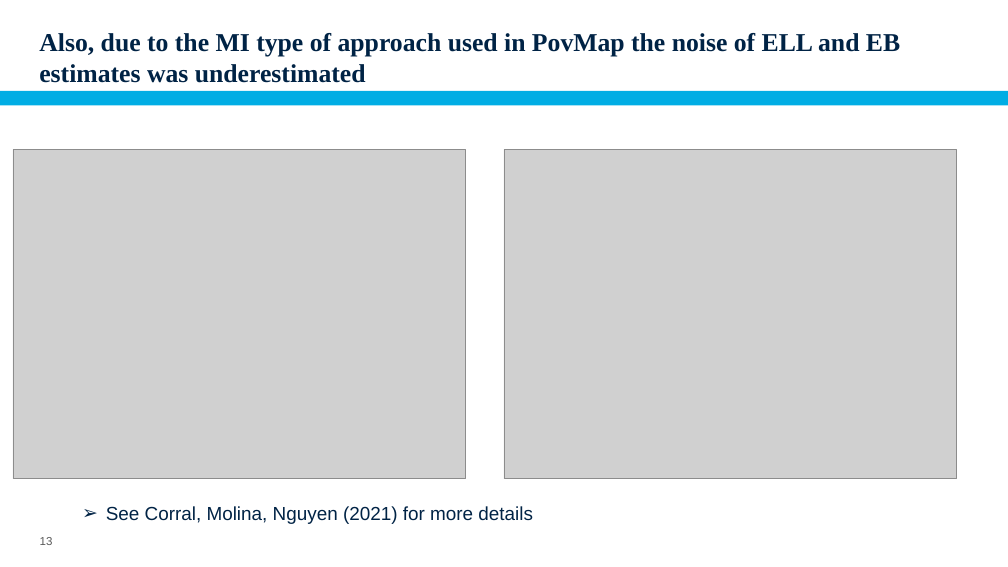
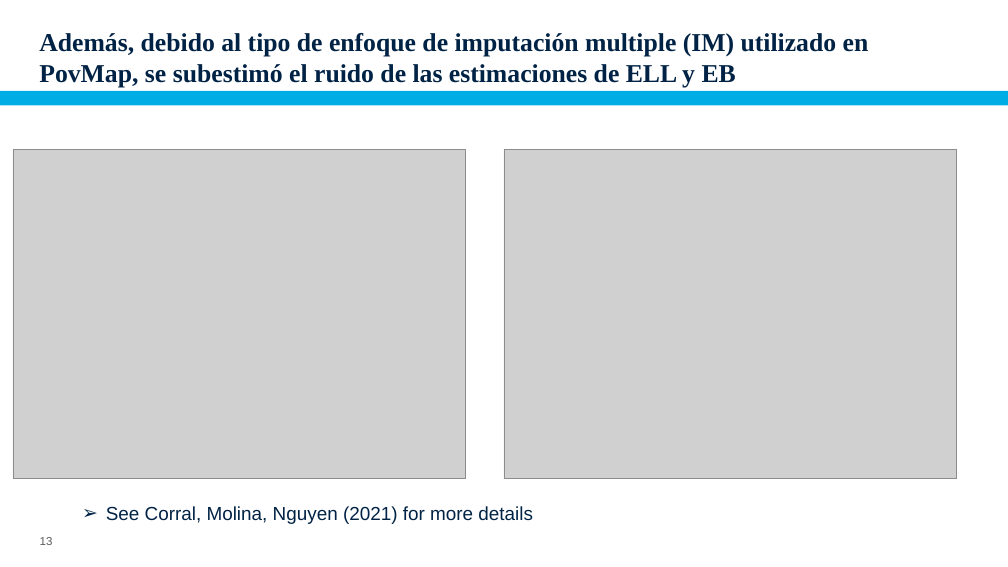
Before and after one commit to pcorralrodas/wb_sae_training, a slide deck: slide 13 of 03.Presentations/Small Area Estimation.pptx. Drawn at 1008x567 pixels with LibreOffice and Linux fonts; fonts in the diff are those of the drawing; grey boxes stand for pictures; background and template pictures are left out. Boxes give left, top, right and bottom in pixels: in the first picture for what was removed or moved away, otherwise in the second. Text is boxed around its words. In the diff, an @@ line names an element or a change of style, - is before the commit and + after.

```diff
--- a/03.Presentations/Small Area Estimation.pptx
+++ b/03.Presentations/Small Area Estimation.pptx
@@ title at (x1=39, y1=33, x2=869, y2=87): text changed @@
-Also, due to the MI type of approach used in PovMap the noise of ELL and EB estimates was underestimated
+Además, debido al tipo de enfoque de imputación multiple (IM) utilizado en PovMap, se subestimó el ruido de las estimaciones de ELL y EB
```
Also in this commit, not shown: 12 other slides changed, 11 slides added, 9 slides removed.
